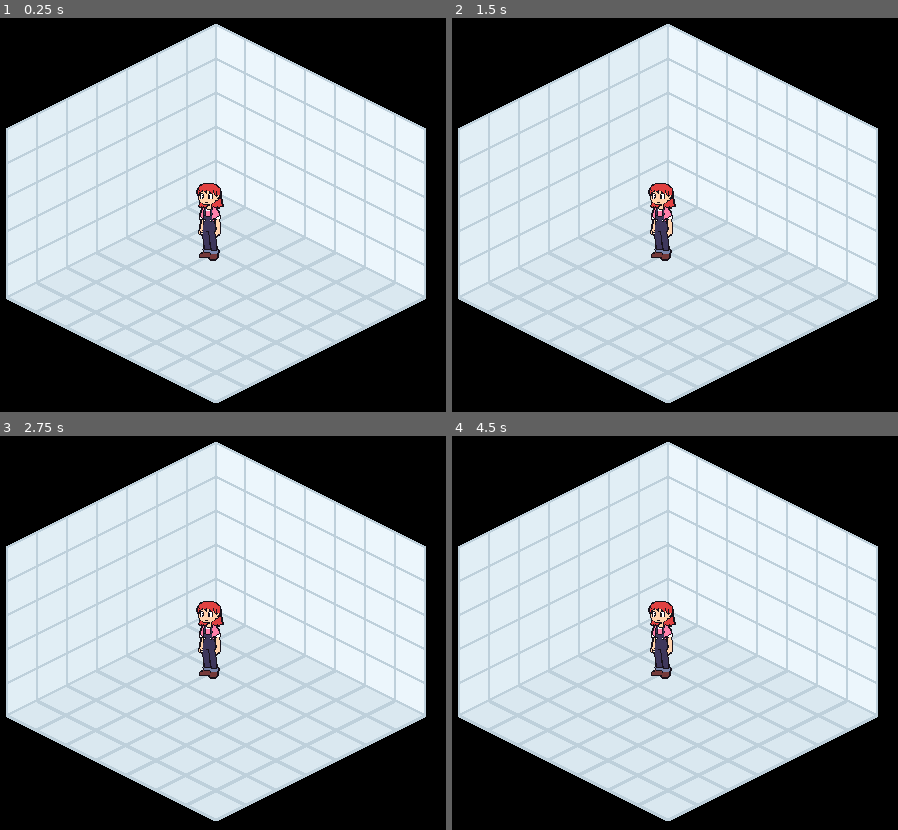
Above: before the commit, frames 1-4 (two rows, left to right).
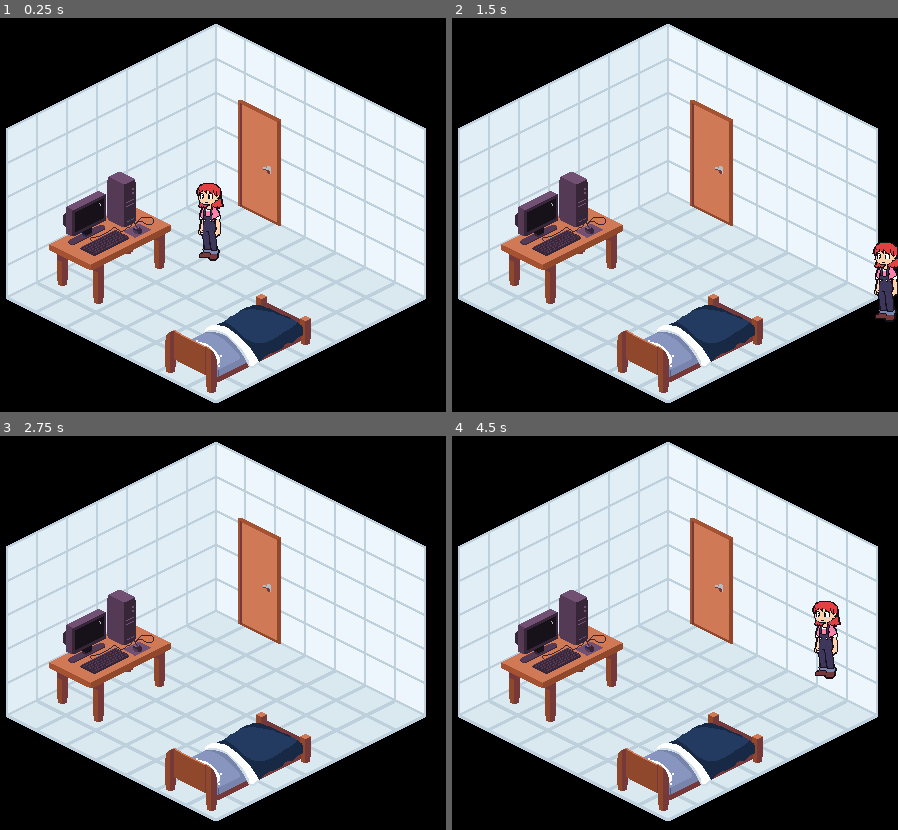
Above: after the commit, the same moments.

Repository: andcolatto/Repository-Santa-Merc-
Game: Godot game, scene res://Scenes/debug.tscn
The game is run twice, just before and just after one commit, with the same random seed, the same clock (stepped at 60 frames per second) and the same inputs.
Inputs:
- Up to frame 1 (0.25 s): no input
- Up to frame 2 (1.5 s): tap Enter at 0.5 s; hold Right (ui_right) 0.53-1.28 s; hold Down (ui_down) from 1.28 s (still down)
- Up to frame 3 (2.75 s): release Down (ui_down) at 2.03 s; hold Right (ui_right) from 2.03 s (still down)
- Up to frame 4 (4.5 s): tap Space at 2.75 s; release Right (ui_right) at 2.78 s; hold Up (ui_up) 2.78-3.53 s; tap Enter at 3.5 s; hold Left (ui_left) from 3.53 s (still down)

The runs differ from the first frame. In frame 1, 11% of the frame differs, in the area x 10-70%, y 20-96%; in frame 2, 12%, in the area x 10-100%, y 20-96%; in frame 3, 11%; in frame 4, 12%.

Commit message:
Moviment Script

Diff:
--- a/Santa Mercê/project/Scenes/debug.tscn
+++ b/Santa Mercê/project/Scenes/debug.tscn
@@ -2,16 +2,22 @@
 
 [ext_resource type="Texture2D" uid="uid://c3cu22wmimnfs" path="res://Sprites/debug background.png" id="1_raf04"]
 [ext_resource type="Texture2D" uid="uid://cgdxisow5chj8" path="res://Planning sprites/amanda placeholder.png" id="2_axs6p"]
+[ext_resource type="Script" uid="uid://bjowwkq7eyb2g" path="res://Scripts/Amanda/movement.gd" id="2_quvyc"]
+[ext_resource type="Texture2D" uid="uid://cc0jgj1ggqs8x" path="res://Planning sprites/computer placeholder.png" id="4_fee55"]
+[ext_resource type="Texture2D" uid="uid://djoev6aa5lgdn" path="res://Planning sprites/bed placeholder.png" id="5_5mfbk"]
+[ext_resource type="Texture2D" uid="uid://ca2eqb1a7ahmv" path="res://Planning sprites/door placeholder.png" id="6_j2m1g"]
 
-[sub_resource type="RectangleShape2D" id="RectangleShape2D_axs6p"]
-size = Vector2(20, 40)
+[sub_resource type="CapsuleShape2D" id="CapsuleShape2D_qkn34"]
+height = 48.0
+
+[sub_resource type="RectangleShape2D" id="RectangleShape2D_edppr"]
 
 [node name="Main" type="Node2D" unique_id=1381334392]
 
 [node name="Debug background" type="Sprite2D" parent="." unique_id=1753081589]
-z_index = 1
 texture = ExtResource("1_raf04")
 offset = Vector2(230, 200)
+metadata/_edit_group_ = true
 
 [node name="ColorRect" type="ColorRect" parent="Debug background" unique_id=1046692238]
 z_index = -1
@@ -20,14 +26,61 @@
 color = Color(0, 0, 0, 1)
 
 [node name="Amanda" type="Node2D" parent="." unique_id=1790831288]
+metadata/_edit_group_ = true
 
 [node name="CharacterBody2D" type="CharacterBody2D" parent="Amanda" unique_id=438428807]
 z_index = 2
 position = Vector2(224, 210)
+motion_mode = 1
+script = ExtResource("2_quvyc")
 
 [node name="HitBox" type="CollisionShape2D" parent="Amanda/CharacterBody2D" unique_id=102753134]
 position = Vector2(0, -1)
-shape = SubResource("RectangleShape2D_axs6p")
+shape = SubResource("CapsuleShape2D_qkn34")
 
-[node name="Amanda placeholder" type="Sprite2D" parent="Amanda/CharacterBody2D" unique_id=833914404]
+[node name="Amanda placeholder" type="Sprite2D" parent="Amanda/CharacterBody2D/HitBox" unique_id=833914404]
 texture = ExtResource("2_axs6p")
+offset = Vector2(0, 1)
+
+[node name="Computer" type="Node2D" parent="." unique_id=622820949]
+position = Vector2(125, 226)
+metadata/_edit_group_ = true
+
+[node name="Sprite2D" type="Sprite2D" parent="Computer" unique_id=815246210]
+texture = ExtResource("4_fee55")
+
+[node name="PC Collision" type="StaticBody2D" parent="Computer/Sprite2D" unique_id=1078581435]
+scale = Vector2(1.3794899, 3.0829527)
+
+[node name="PC Collision (polygon)" type="CollisionPolygon2D" parent="Computer/Sprite2D/PC Collision" unique_id=1918094138]
+rotation = 0.0009789891
+scale = Vector2(4.2559867, 2.3120565)
+polygon = PackedVector2Array(1.8717213, -3.5106888, 6.3011665, -1.6948681, -3.405325, 2.2508163, -8.005098, 0.43530273)
+
+[node name="Bed" type="Node2D" parent="." unique_id=1570761424]
+position = Vector2(253, 331)
+metadata/_edit_group_ = true
+
+[node name="Sprite2D" type="Sprite2D" parent="Bed" unique_id=1951285871]
+texture = ExtResource("5_5mfbk")
+
+[node name="Door" type="Node2D" parent="." unique_id=931465619]
+position = Vector2(275, 151)
+metadata/_edit_group_ = true
+
+[node name="Sprite2D" type="Sprite2D" parent="Door" unique_id=656634958]
+texture = ExtResource("6_j2m1g")
+
+[node name="Computer2" type="Node2D" parent="." unique_id=471890684]
+visible = false
+position = Vector2(125, 226)
+metadata/_edit_group_ = true
+
+[node name="Sprite2D" type="Sprite2D" parent="Computer2" unique_id=611673108]
+texture = ExtResource("4_fee55")
+
+[node name="Collision" type="StaticBody2D" parent="Computer2/Sprite2D" unique_id=213073388]
+scale = Vector2(2.35, 2.9583333)
+
+[node name="Colisão mesa" type="CollisionShape2D" parent="Computer2/Sprite2D/Collision" unique_id=405908519]
+shape = SubResource("RectangleShape2D_edppr")
--- a/Santa Mercê/project/Scenes/node_2d.tscn
+++ b/Santa Mercê/project/Scenes/node_2d.tscn
@@ -1,6 +1,6 @@
 [gd_scene format=3 uid="uid://shubvlopxymy"]
 
-[node name="Node2D" type="Node2D" unique_id=160114515]
+[node name="Menu Inicial" type="Node2D" unique_id=160114515]
 
 [node name="MenuHUD" type="CanvasGroup" parent="." unique_id=1927890801]
 
--- /dev/null
+++ b/Santa Mercê/project/Scripts/Amanda/movement.gd
@@ -0,0 +1,12 @@
+extends CharacterBody2D
+
+@export var speed: float = 300.0
+
+func _ready() -> void:
+	# Altera a física para top-down (desliza em superfícies sem checar "chão")
+	motion_mode = MOTION_MODE_FLOATING
+
+func _physics_process(_delta: float) -> void:
+	var input_direction: Vector2 = Input.get_vector("ui_left", "ui_right", "ui_up", "ui_down")
+	velocity = input_direction * speed
+	move_and_slide()
--- a/Santa Mercê/project/project.godot
+++ b/Santa Mercê/project/project.godot
@@ -21,6 +21,85 @@
 window/size/viewport_height=400
 window/stretch/mode="viewport"
 
+[input]
+
+ui_toggle_fullscreen={
+"deadzone": 0.5,
+"events": [Object(InputEventKey,
+"resource_local_to_scene": false,
+"resource_name": "",
+"device": -1,
+"window_id": 0,
+"alt_pressed": false,
+"shift_pressed": false,
+"ctrl_pressed": false,
+"meta_pressed": false,
+"pressed": false,
+"keycode": 4194342,
+"physical_keycode": 0,
+"key_label": 0,
+"unicode": 0,
+"location": 0,
+"echo": false,
+"script": null
+)]
+}
+ui_toggle_fullscreen.macos={
+"deadzone": 0.5,
+"events": [Object(InputEventKey,
+"resource_local_to_scene": false,
+"resource_name": "",
+"device": 16,
+"window_id": 0,
+"alt_pressed": false,
+"shift_pressed": false,
+"ctrl_pressed": true,
+"meta_pressed": true,
+"pressed": false,
+"keycode": 70,
+"physical_keycode": 0,
+"key_label": 0,
+"unicode": 70,
+"location": 0,
+"echo": false,
+"script": null
+), Object(InputEventKey,
+"resource_local_to_scene": false,
+"resource_name": "",
+"device": 16,
+"window_id": 0,
+"alt_pressed": true,
+"shift_pressed": false,
+"ctrl_pressed": false,
+"meta_pressed": false,
+"pressed": false,
+"keycode": 4194309,
+"physical_keycode": 0,
+"key_label": 0,
+"unicode": 0,
+"location": 0,
+"echo": false,
+"script": null
+), Object(InputEventKey,
+"resource_local_to_scene": false,
+"resource_name": "",
+"device": 16,
+"window_id": 0,
+"alt_pressed": false,
+"shift_pressed": false,
+"ctrl_pressed": false,
+"meta_pressed": false,
+"pressed": false,
+"keycode": 4194342,
+"physical_keycode": 0,
+"key_label": 0,
+"unicode": 0,
+"location": 0,
+"echo": false,
+"script": null
+)]
+}
+
 [physics]
 
 3d/physics_engine="Jolt Physics"
Binary file added: Santa Mercê/project/Planning sprites/bed placeholder.png
Not shown, added: Santa Mercê/project/Planning sprites/bed placeholder.png.import
Binary file added: Santa Mercê/project/Planning sprites/computer placeholder.png
Not shown, added: Santa Mercê/project/Planning sprites/computer placeholder.png.import
Binary file added: Santa Mercê/project/Planning sprites/door placeholder.png
Not shown, added: Santa Mercê/project/Planning sprites/door placeholder.png.import
Not shown, added: Santa Mercê/project/Scripts/Amanda/movement.gd.uid
